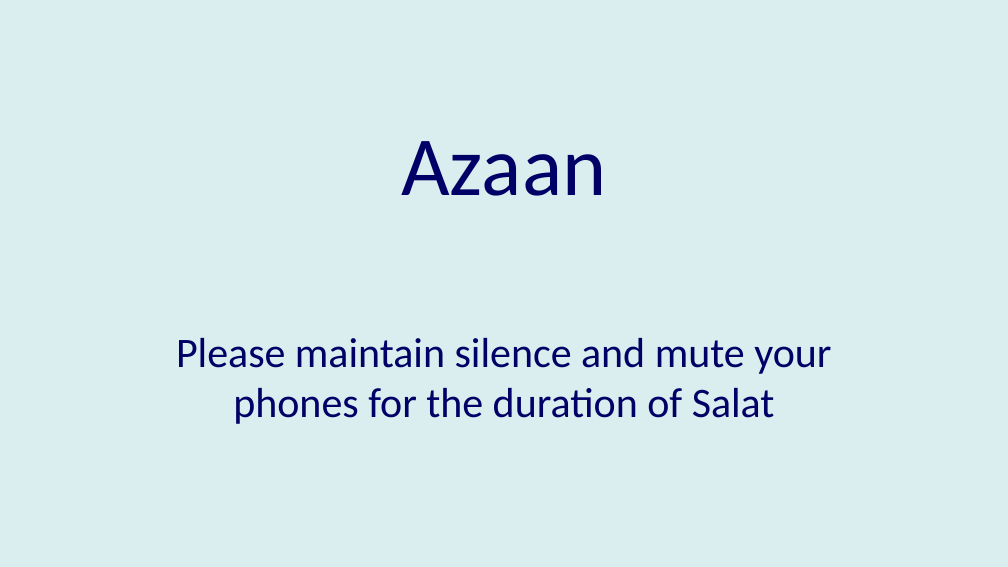
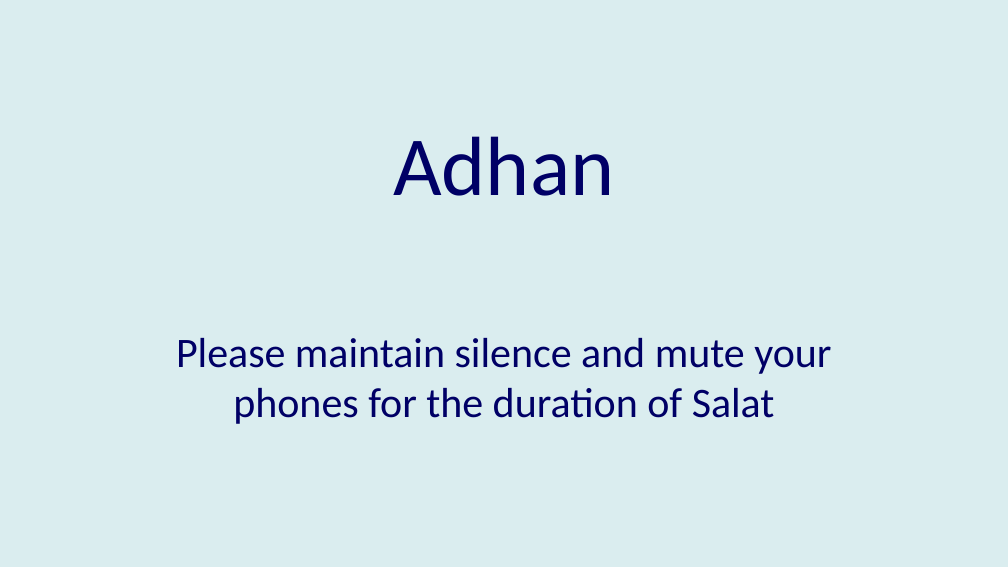
Before and after one commit to GhayurH/Slides, a slide deck: slide 1 of PPTs/Salah.pptx. Drawn at 1008x567 pixels with LibreOffice and Linux fonts; fonts in the diff are those of the drawing. Boxes give left, top, right and bottom in pixels: in the first picture for what was removed or moved away, otherwise in the second. Text is boxed around its words. In the diff, an @@ line names an element or a change of style, - is before the commit and + after.

```diff
--- a/PPTs/Salah.pptx
+++ b/PPTs/Salah.pptx
@@ title at [393,136,614,196]: text changed @@
-Azaan
+Adhan
```
Also in this commit, not shown: 1 other file.
